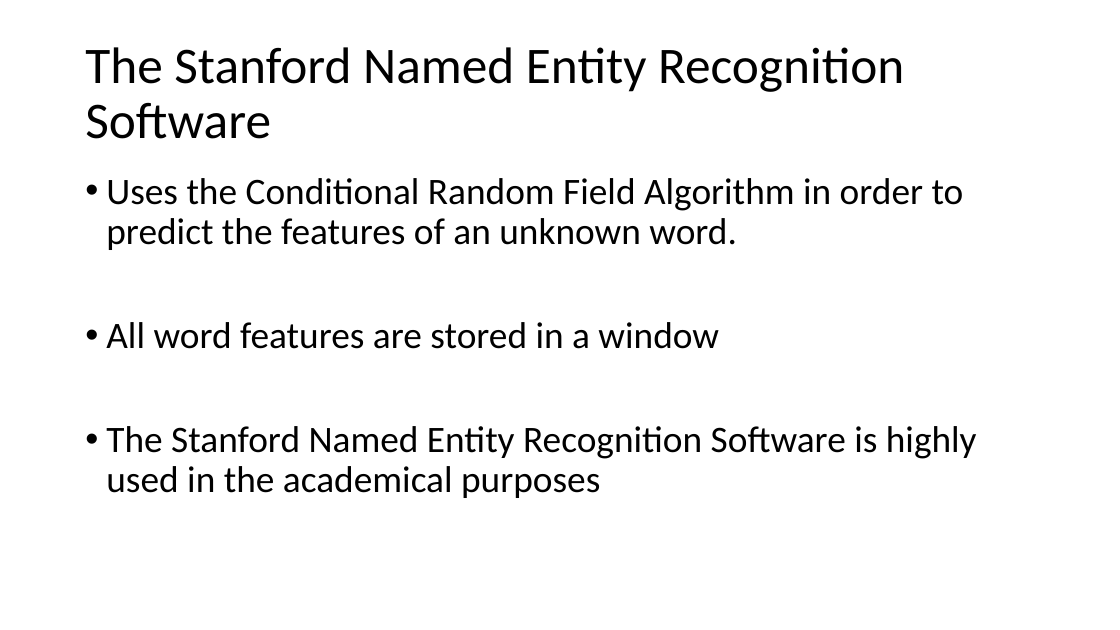
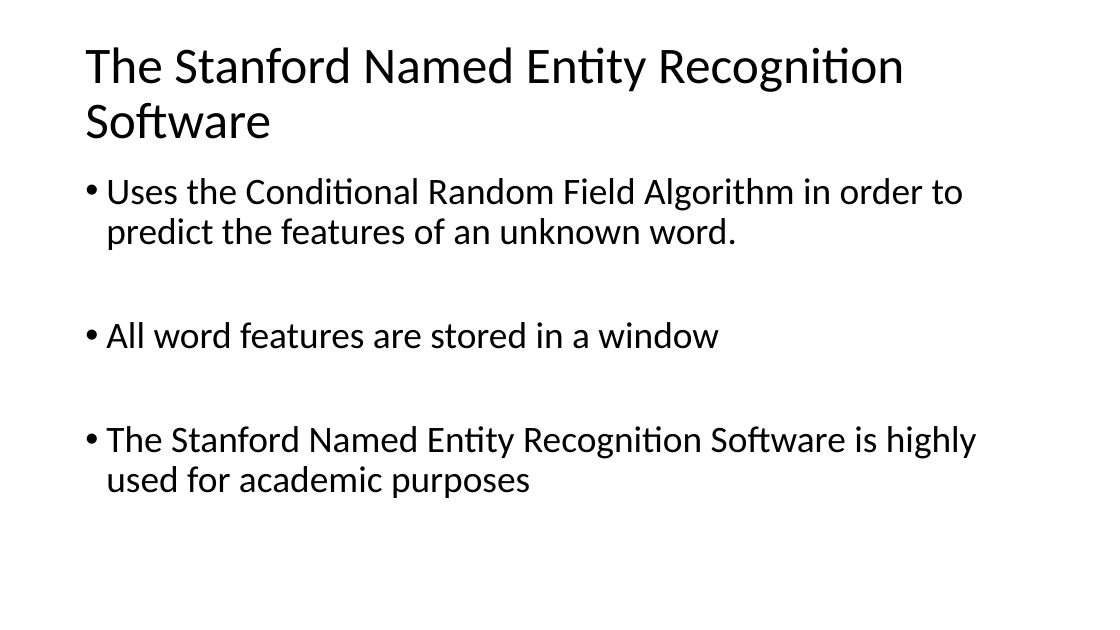
Before and after one commit to alexad19/Licenta2019DrumeaAlexandru, a slide deck: slide 5 of Presentation/Named Entity Recognition for the Romanian Language.pptx. Drawn at 1120x630 pixels with LibreOffice and Linux fonts; fonts in the diff are those of the drawing. Boxes give left, top, right and bottom in pixels: in the first picture for what was removed or moved away, otherwise in the second. Text is boxed around its words. In the diff, an @@ line names an element or a change of style, - is before the commit and + after.

```diff
--- a/Presentation/Named Entity Recognition for the Romanian Language.pptx
+++ b/Presentation/Named Entity Recognition for the Romanian Language.pptx
@@ text at (106,426,977,498): text changed @@
-• The Stanford Named Entity Recognition Software is highly used in the academical purposes
+• The Stanford Named Entity Recognition Software is highly used for academic purposes
```
Also in this commit, not shown: 3 other slides changed, 2 slides removed, 1 other file.
